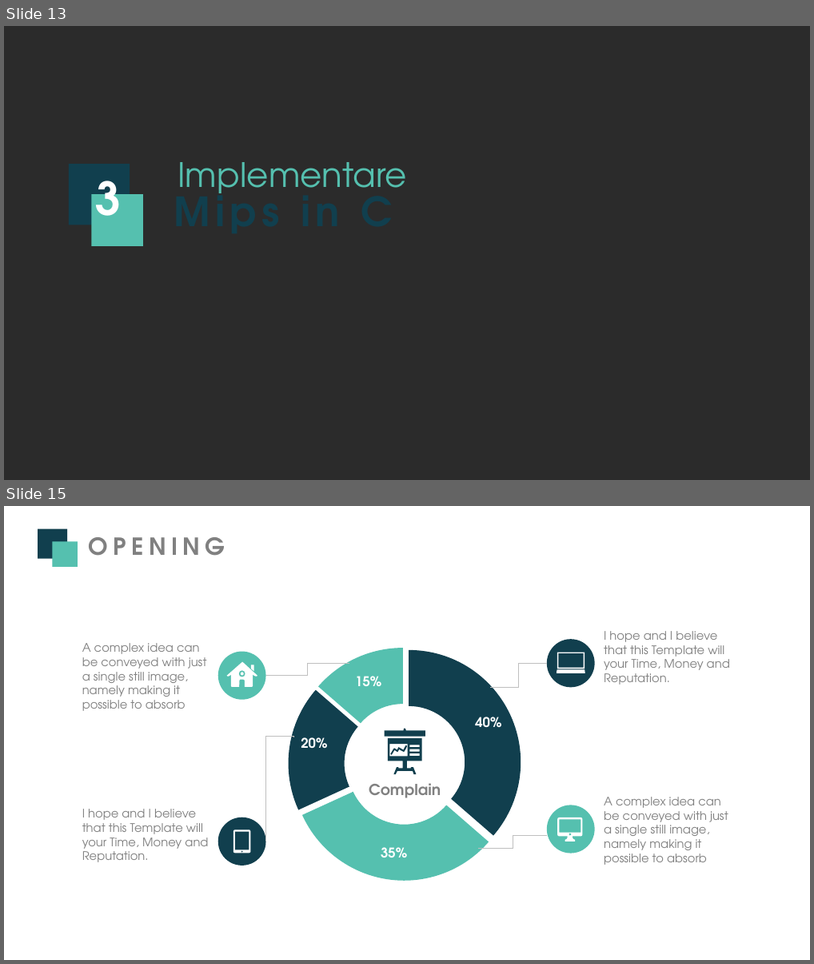
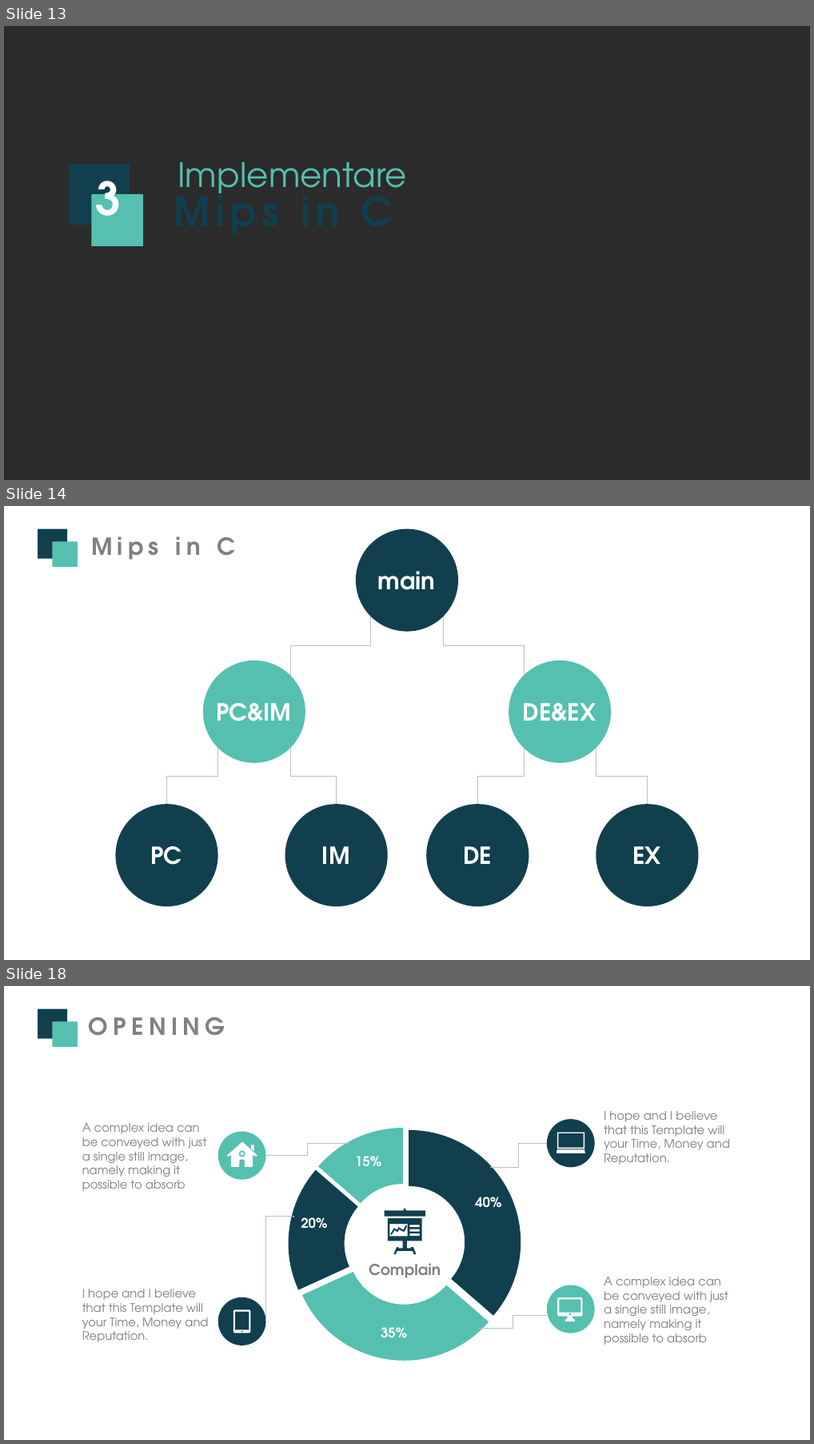
Before and after one commit to RCTd/AMD_SummerPractice, a slide deck: MIPS.pptx. Shown one above the other, each under a label of ours: slides 13 and 15 before the commit, slides 13, 14 and 18 after it; the slides between them are not shown. The pictures are 814x964 and 814x1444 pixels, drawn with LibreOffice and Linux fonts; fonts in the diff are those of the drawing; background and template pictures are left out; a plain dark background stands for a picture behind light text. Boxes give left, top, right and bottom in pixels: in the first picture for what was removed or moved away, otherwise in the second. Text is boxed around its words. In the diff, an @@ line names an element or a change of style, - is before the commit and + after.

```diff
--- a/MIPS.pptx
+++ b/MIPS.pptx
@@ slide 14 added at [4,506,810,960], background #FFFFFF @@
@@ rectangle added at [38,529,67,559], fill #113F4E @@
@@ ellipse added at [356,529,459,632], fill #113F4E @@
@@ rectangle added at [52,542,78,567], fill #55C0AF @@
@@ text added at [91,536,235,560], 28 pt, text #808080, bold @@
+Mips in C
@@ text added at [378,571,436,590], 28 pt, text #FFFFFF, bold @@
+main
@@ elbow line added from (290, 676) to (371, 616), #BFBFBF 0.5 pt @@
@@ elbow line added from (524, 676) to (444, 616), #BFBFBF 0.5 pt @@
@@ ellipse added at [203,660,306,763], fill #55C0AF @@
@@ ellipse added at [509,660,611,763], fill #55C0AF @@
@@ text added at [216,703,291,721], 28 pt, text #FFFFFF, bold @@
+PC&IM
@@ text added at [523,703,596,721], 28 pt, text #FFFFFF, bold @@
+DE&EX
@@ elbow line added from (166, 804) to (218, 748), #BFBFBF 0.5 pt @@
@@ elbow line added from (290, 748) to (337, 804), #BFBFBF 0.5 pt @@
@@ elbow line added from (478, 804) to (524, 748), #BFBFBF 0.5 pt @@
@@ elbow line added from (648, 804) to (596, 748), #BFBFBF 0.5 pt @@
@@ ellipse added at [116,804,218,906], fill #113F4E @@
@@ ellipse added at [286,804,388,906], fill #113F4E @@
@@ ellipse added at [427,804,530,906], fill #113F4E @@
@@ ellipse added at [596,804,699,906], fill #113F4E @@
@@ text added at [150,846,182,864], 28 pt, text #FFFFFF, bold @@
+PC
@@ text added at [322,846,350,864], 28 pt, text #FFFFFF, bold @@
+IM
@@ text added at [463,846,492,864], 28 pt, text #FFFFFF, bold @@
+DE
@@ text added at [633,846,661,864], 28 pt, text #FFFFFF, bold @@
+EX
@@ what was slide 15 is now slide 18 @@
```
Also in this commit, not shown: 3 other slides added, 1 slide removed.
